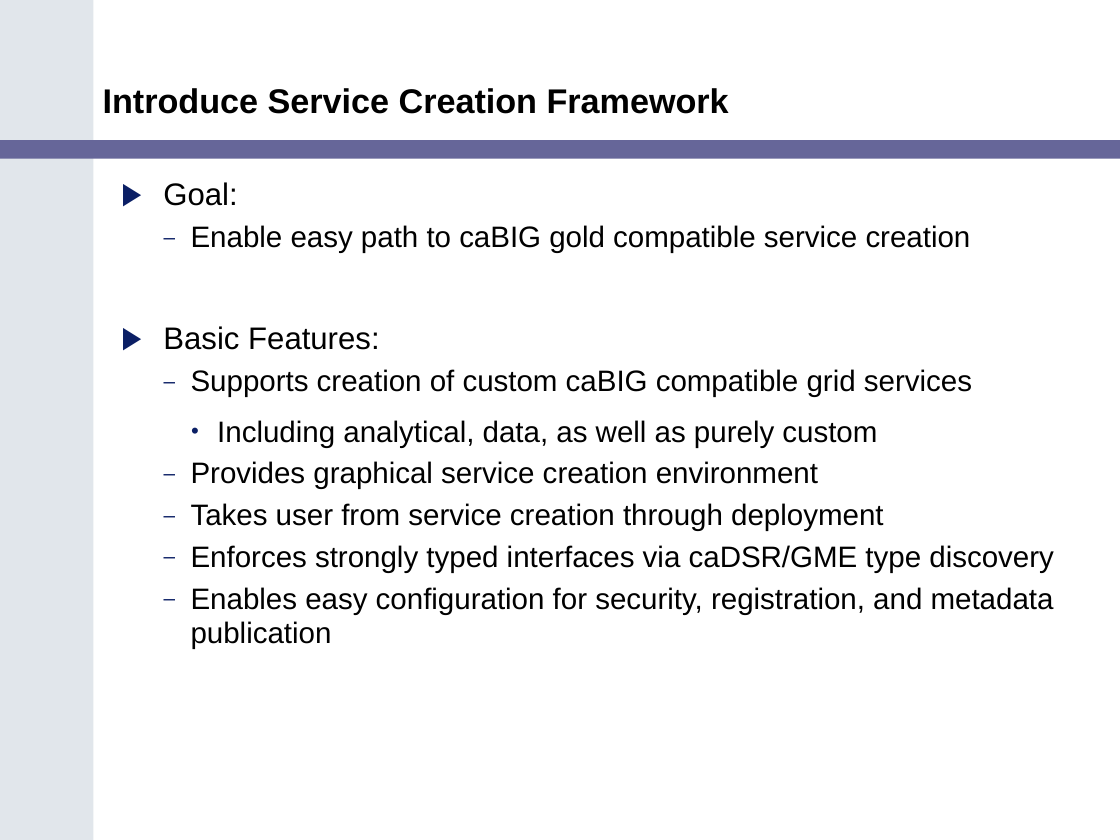
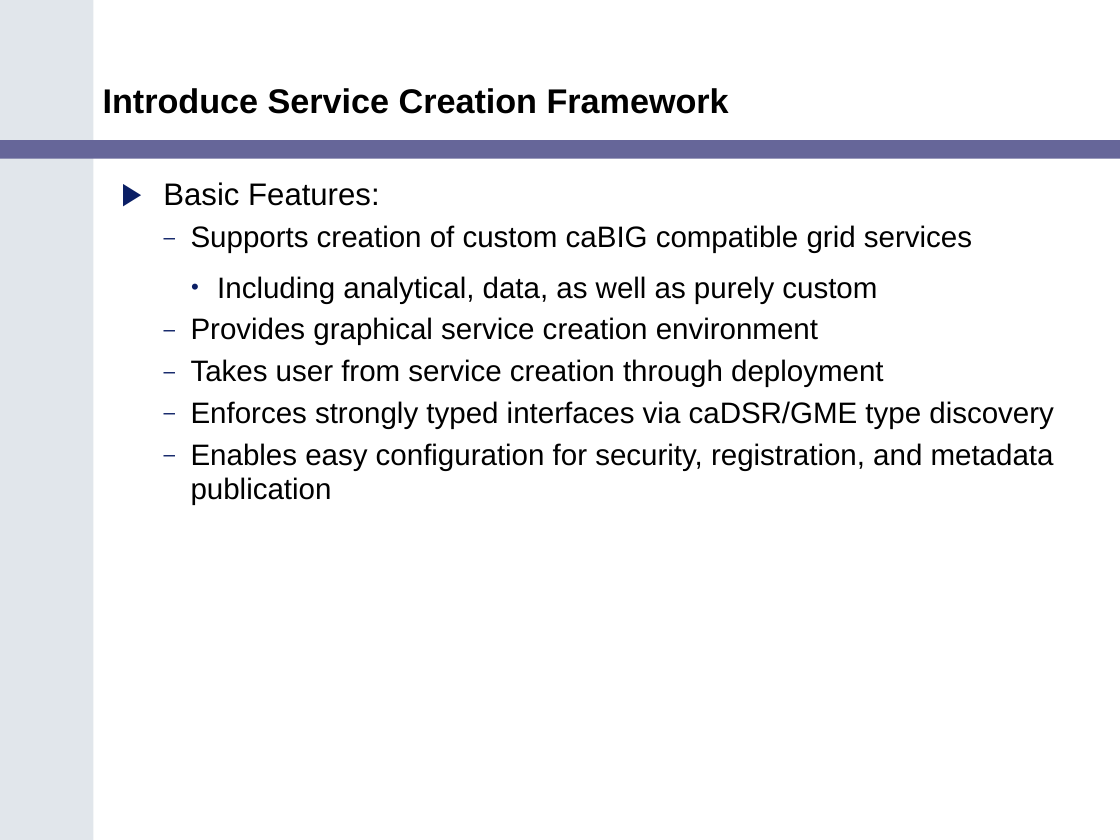
Before and after one commit to NCIP/cagrid-portal, a slide deck: slide 9 of cagrid-1-0/Documentation/presentations/200602_VCDE_ARCH/caGrid_Update_Arch_VCDE_Feb1.ppt (slide 8 before the commit). Drawn at 1120x840 pixels with LibreOffice and Linux fonts; fonts in the diff are those of the drawing; background and template pictures are left out. Boxes give left, top, right and bottom in pixels: in the first picture for what was removed or moved away, otherwise in the second. Text is boxed around its words. In the diff, an @@ line names an element or a change of style, - is before the commit and + after.

```diff
--- a/cagrid-1-0/Documentation/presentations/200602_VCDE_ARCH/caGrid_Update_Arch_VCDE_Feb1.ppt
+++ b/cagrid-1-0/Documentation/presentations/200602_VCDE_ARCH/caGrid_Update_Arch_VCDE_Feb1.ppt
@@ text at [163,182,971,253]: paragraphs removed @@
-▶ Goal:
-  – Enable easy path to caBIG gold compatible service creation
```
Also in this commit, not shown: 6 other slides changed, 3 slides added, 1 slide removed.
